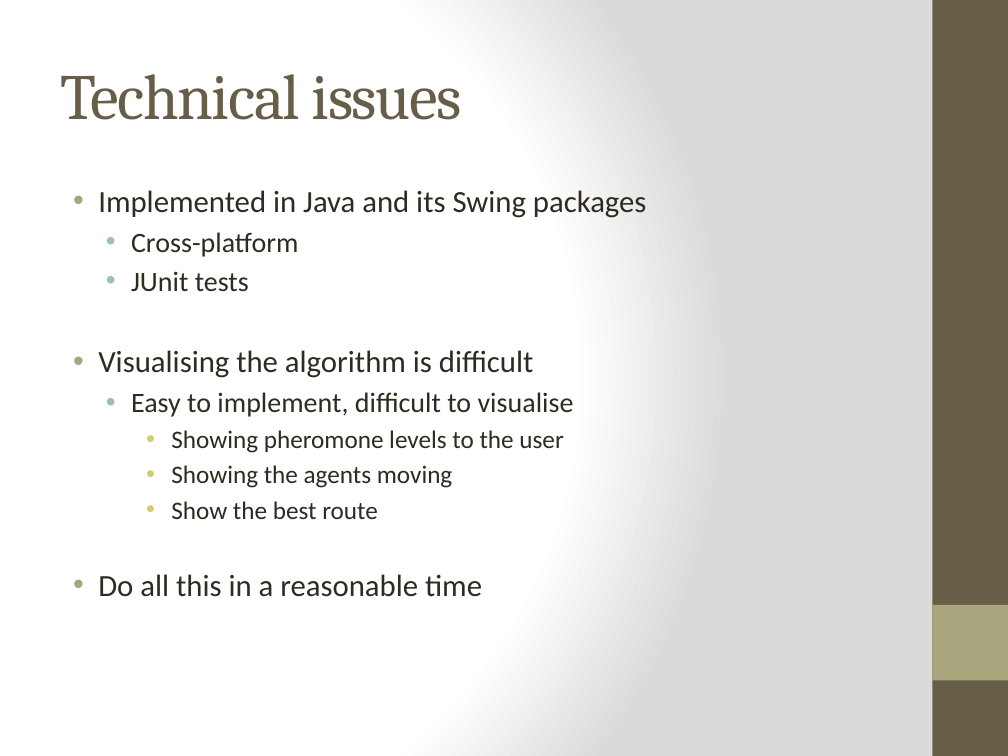
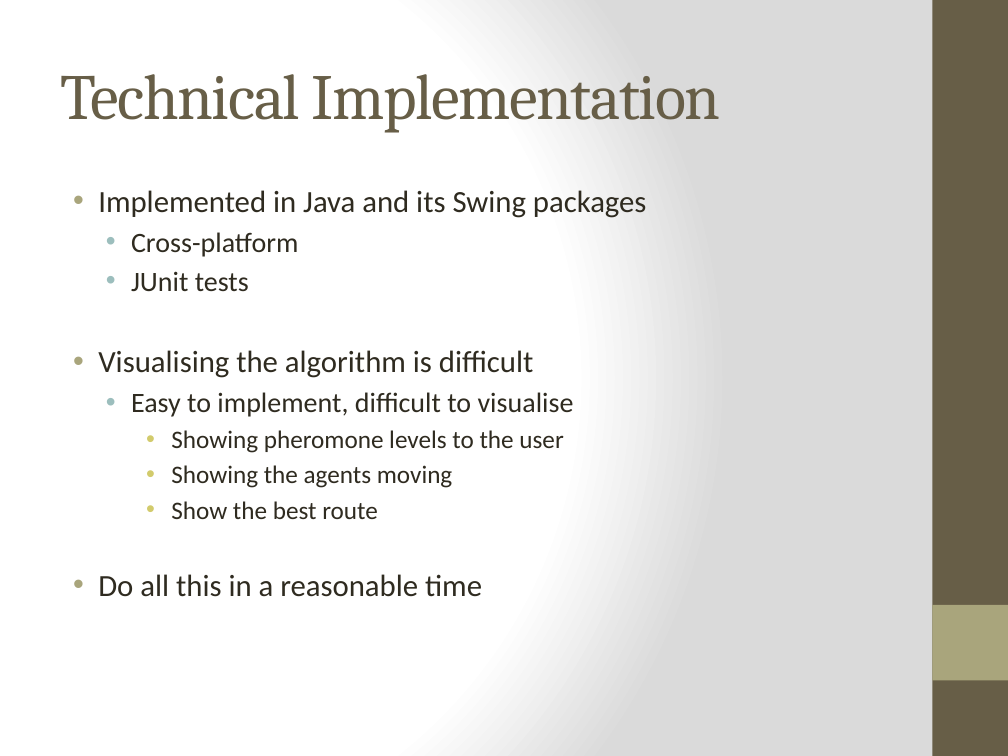
Before and after one commit to cedw93/ACO-DISS-TSP, a slide deck: slide 6 of mid term demo/ACO-mid-term-presentation.pptx. Drawn at 1008x756 pixels with LibreOffice and Linux fonts; fonts in the diff are those of the drawing. Boxes give left, top, right and bottom in pixels: in the first picture for what was removed or moved away, otherwise in the second. Text is boxed around its words. In the diff, an @@ line names an element or a change of style, - is before the commit and + after.

```diff
--- a/mid term demo/ACO-mid-term-presentation.pptx
+++ b/mid term demo/ACO-mid-term-presentation.pptx
@@ title at (60, 74, 721, 133): text changed @@
-Technical issues
+Technical Implementation
```
Also in this commit, not shown: 7 other slides changed, 1 slide removed, 1 other file.
